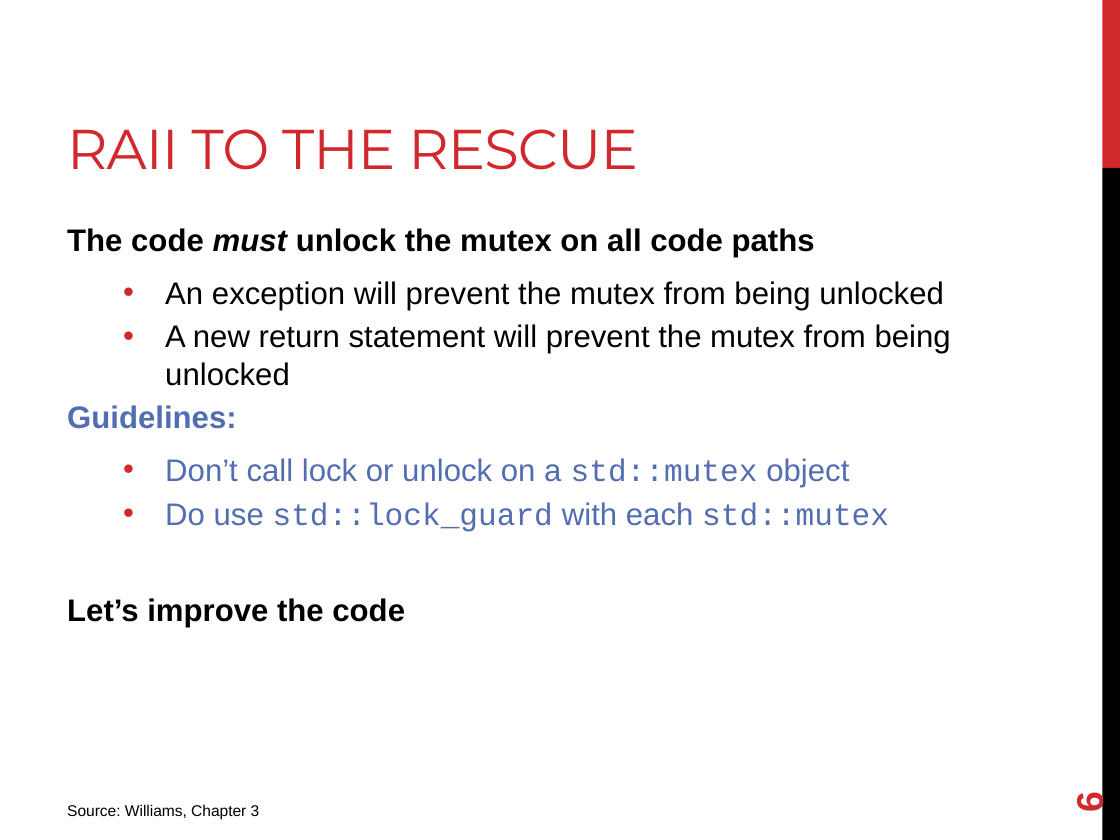
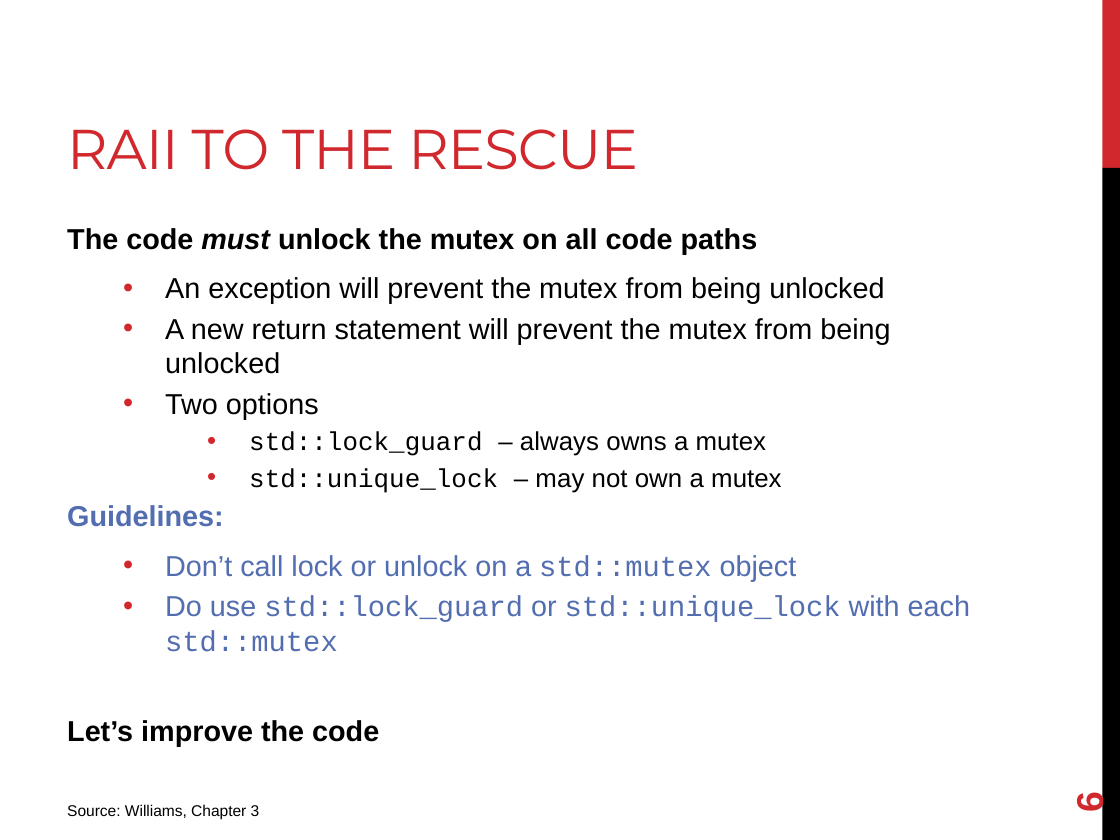
Before and after one commit to joshpeterson/DevelopingConcurrentSoftware, a slide deck: slide 6 of Lectures/Mutexes/Mutexes.pptx. Drawn at 1120x840 pixels with LibreOffice and Linux fonts; fonts in the diff are those of the drawing. Boxes give left, top, right and bottom in pixels: in the first picture for what was removed or moved away, otherwise in the second. Text is boxed around its words. In the diff, an @@ line names an element or a change of style, - is before the commit and + after.

Commit message:
Add some information about std::unique_lock.

```diff
--- a/Lectures/Mutexes/Mutexes.pptx
+++ b/Lectures/Mutexes/Mutexes.pptx
@@ text at [67, 228, 890, 746]: size 20 to 18.5 pt in "The code must unlock the mutex on ...", "An exception will prevent the mutex from ...", "A new return statement will prevent the ...", "Guidelines:" and 2 more places @@
@@ text at [165, 393, 782, 493]: paragraphs added @@
+  • Two options
+    • std::lock_guard – always owns a mutex
+    • std::unique_lock – may not own a mutex
@@ text at [165, 595, 970, 652]: text changed; size 20 to 18.5 pt @@
-  • Do use std::lock_guard with each std::mutex
+  • Do use std::lock_guard or std::unique_lock with each std::mutex
```
Also in this commit, not shown: 1 other slide changed.
